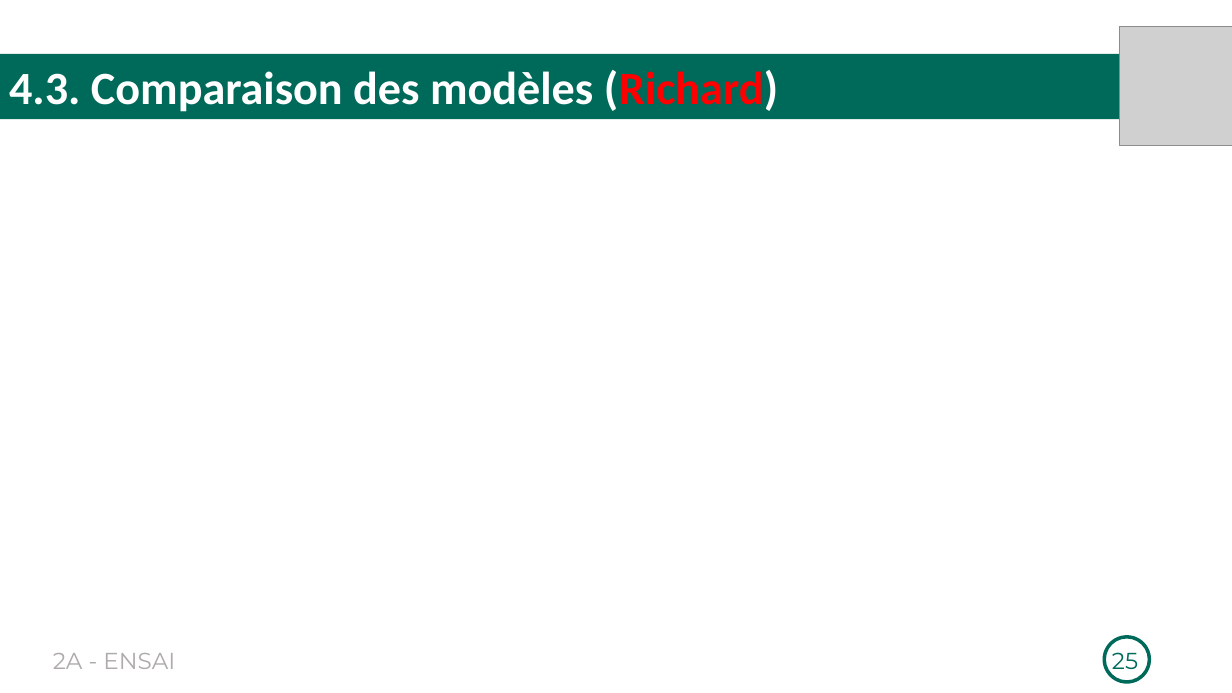
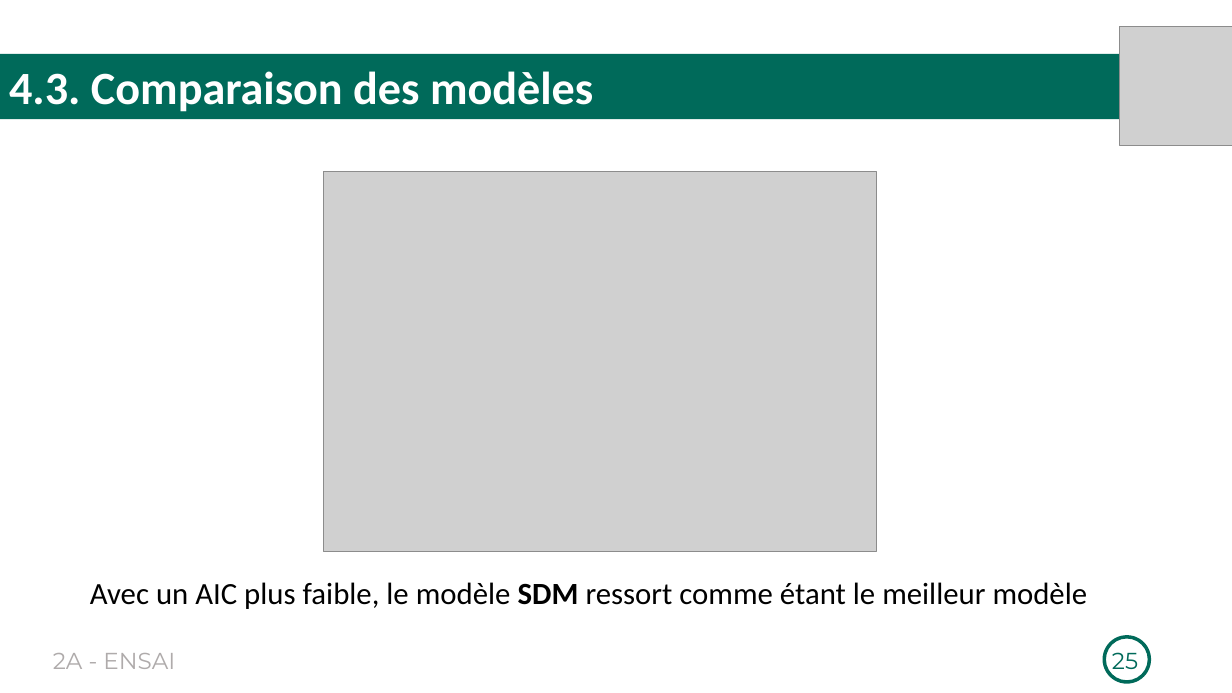
Before and after one commit to Richard-GOZAN/Projet-Stat-2A-Ensai, a slide deck: slide 25 of Présentation/Soutenance_Groupe25.pptx. Drawn at 1232x693 pixels with LibreOffice and Linux fonts; fonts in the diff are those of the drawing; grey boxes stand for pictures. Boxes give left, top, right and bottom in pixels: in the first picture for what was removed or moved away, otherwise in the second. Text is boxed around its words. In the diff, an @@ line names an element or a change of style, - is before the commit and + after.

Commit message:
Ajout des parties de Richard

```diff
--- a/Présentation/Soutenance_Groupe25.pptx
+++ b/Présentation/Soutenance_Groupe25.pptx
@@ text in rectangle at box(9, 71, 593, 112): text changed @@
-4.3. Comparaison des modèles (Richard)
+4.3. Comparaison des modèles
@@ picture added at box(323, 171, 877, 552) @@
@@ text added at box(90, 582, 1088, 609), 24 pt, text #000000 @@
+Avec un AIC plus faible, le modèle SDM ressort comme étant le meilleur modèle
```
Also in this commit, not shown: 6 other slides changed, 2 slides added, 1 other file.
